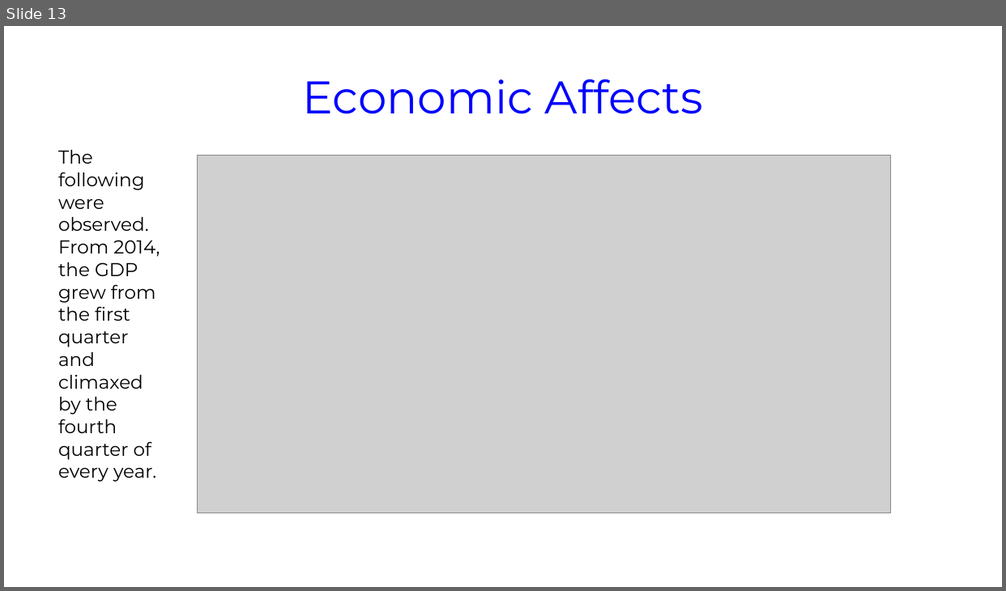
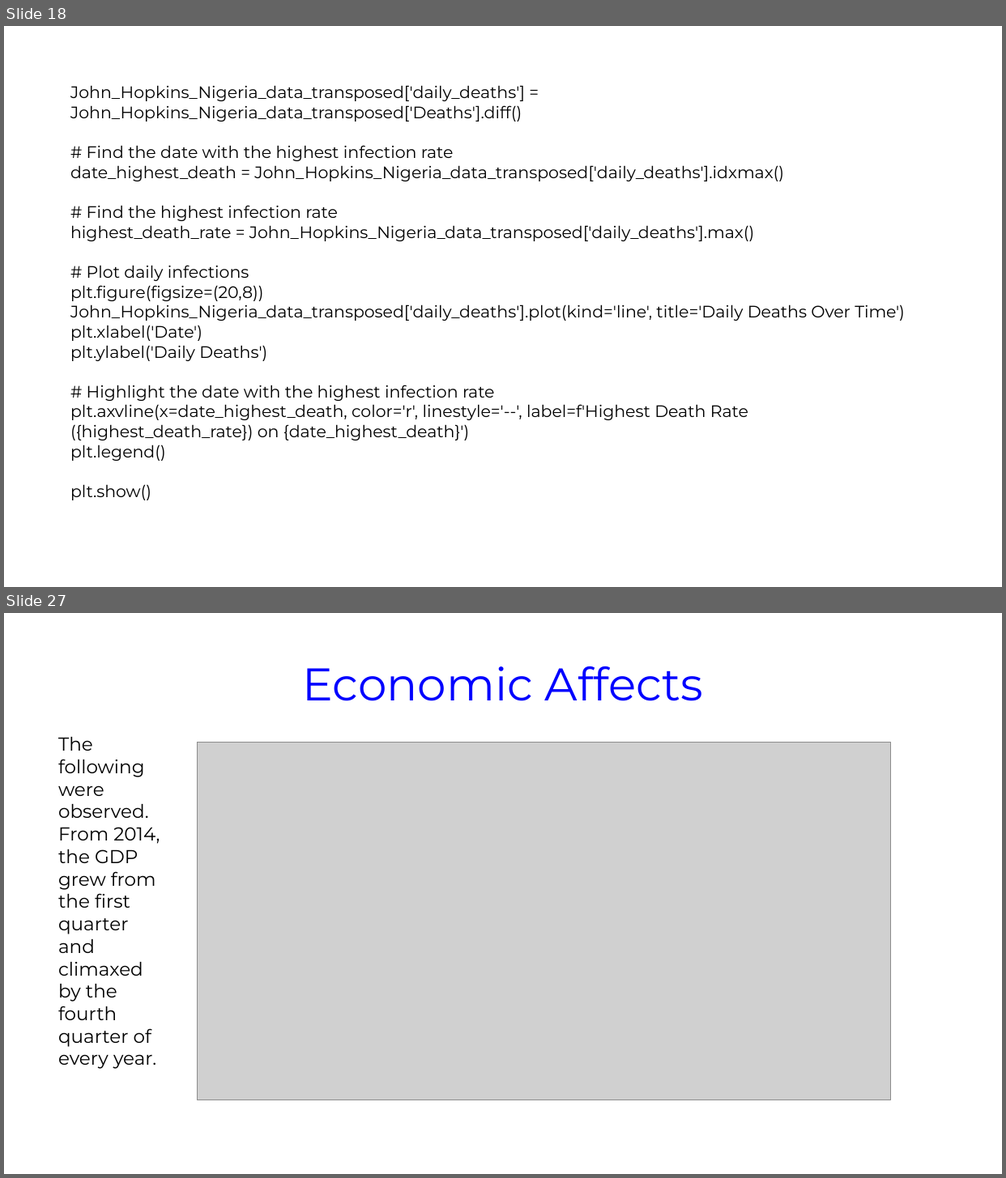
Before and after one commit to iroanya/Nigeria-COVID-19-Data-Analysis-Using-Python, a slide deck: Ustacky Capstone Project for Data Science Micro Degree.pptx. Shown one above the other, each under a label of ours: slide 13 before the commit, slides 18 and 27 after it; the slides between them are not shown. The pictures are 1006x591 and 1006x1178 pixels, drawn with LibreOffice and Linux fonts; fonts in the diff are those of the drawing; grey boxes stand for pictures. Boxes give left, top, right and bottom in pixels: in the first picture for what was removed or moved away, otherwise in the second. Text is boxed around its words. In the diff, an @@ line names an element or a change of style, - is before the commit and + after.

```diff
--- a/Ustacky Capstone Project for Data Science Micro Degree.pptx
+++ b/Ustacky Capstone Project for Data Science Micro Degree.pptx
@@ slide 18 added at <box>4,26,1002,587</box>, background #FFFFFF @@
@@ text added at <box>70,85,905,501</box>, 16 pt, text #000000 @@
+John_Hopkins_Nigeria_data_transposed['daily_deaths'] = John_Hopkins_Nigeria_data_transposed['Deaths'].diff()
+# Find the date with the highest infection rate
+date_highest_death = John_Hopkins_Nigeria_data_transposed['daily_deaths'].idxmax()
+# Find the highest infection rate
+highest_death_rate = John_Hopkins_Nigeria_data_transposed['daily_deaths'].max()
+# Plot daily infections
+plt.figure(figsize=(20,8))
+John_Hopkins_Nigeria_data_transposed['daily_deaths'].plot(kind='line', title='Daily Deaths Over Time')
+plt.xlabel('Date')
+plt.ylabel('Daily Deaths')
+# Highlight the date with the highest infection rate
+plt.axvline(x=date_highest_death, color='r', linestyle='--', label=f'Highest Death Rate ({highest_death_rate}) on {date_highest_death}')
+plt.legend()
+plt.show()
@@ what was slide 13 is now slide 27 @@
```
Also in this commit, not shown: 11 slides changed, 17 other slides added, 1 slide removed.
